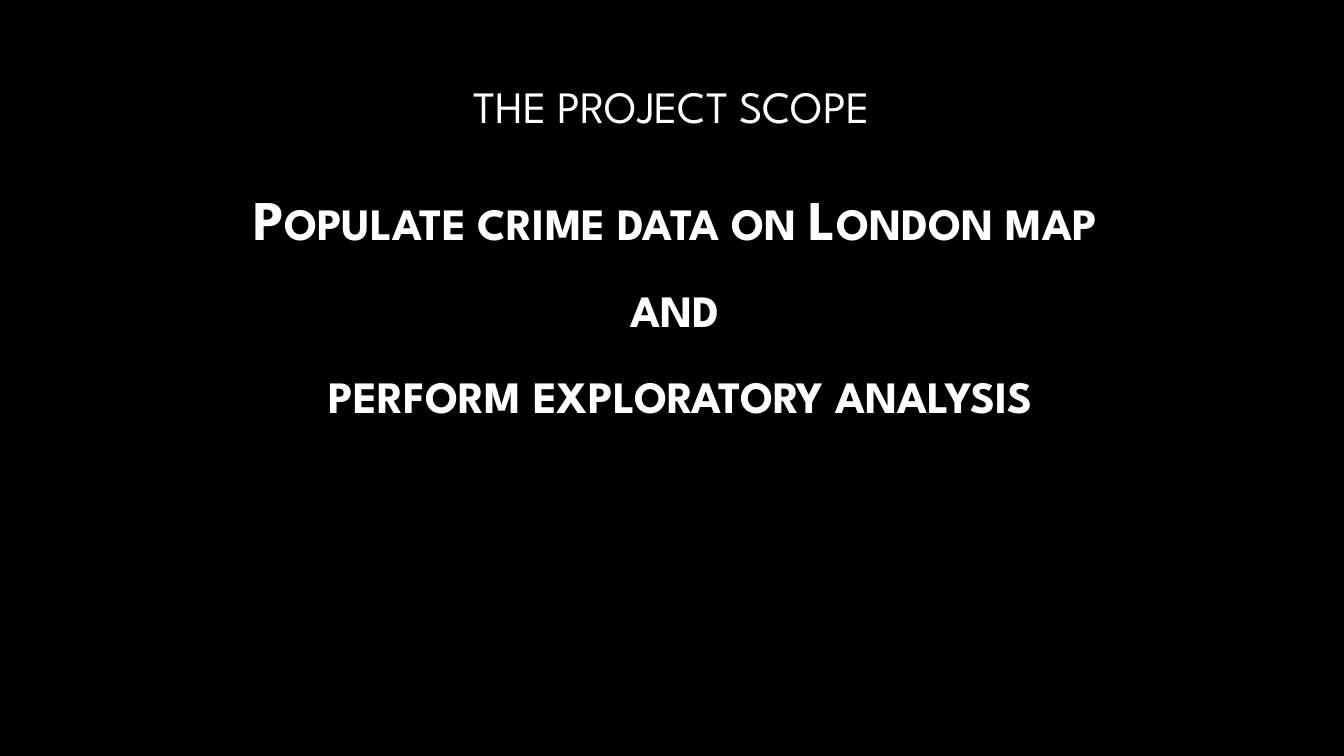
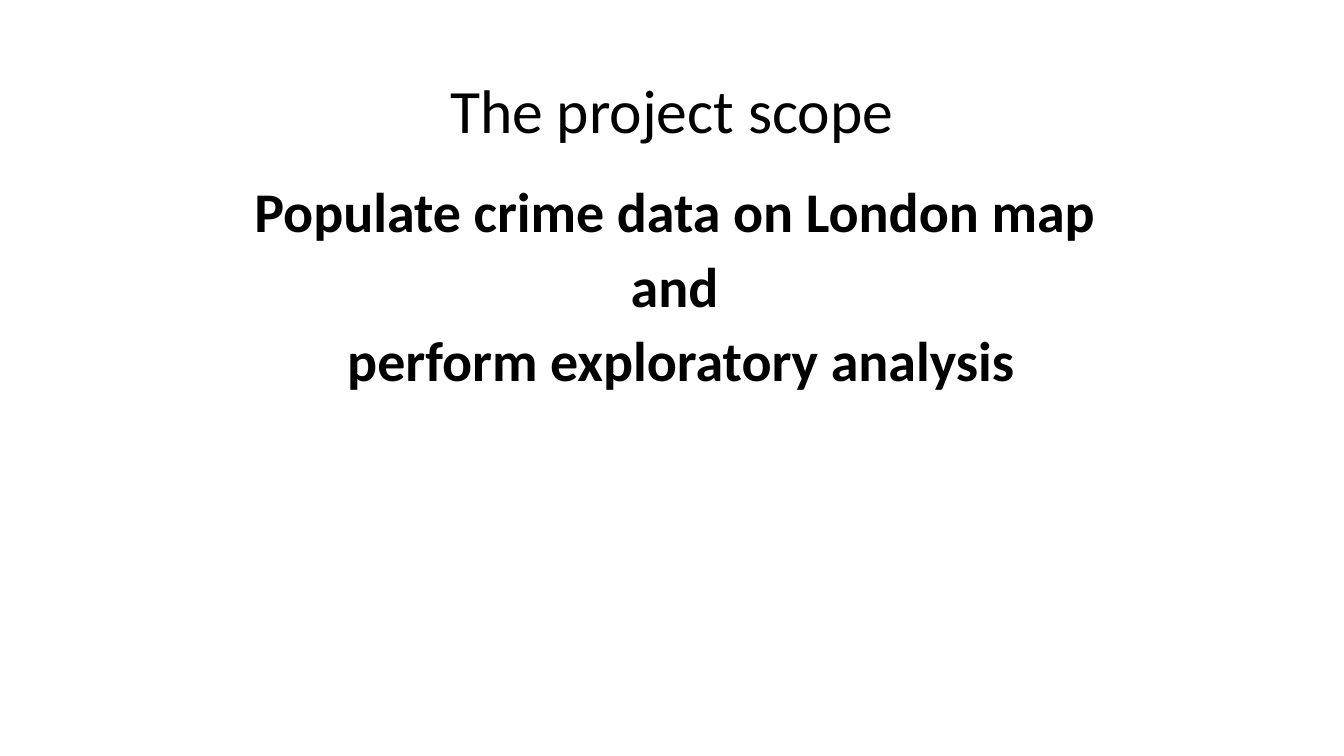
Before and after one commit to manullamas/CrimeDV, a slide deck: slide 4 of Presentation/Team5_Final.pptx. Drawn at 1344x756 pixels with LibreOffice and Linux fonts; fonts in the diff are those of the drawing; background and template pictures are left out. Boxes give left, top, right and bottom in pixels: in the first picture for what was removed or moved away, otherwise in the second. Text is boxed around its words. In the diff, an @@ line names an element or a change of style, - is before the commit and + after.

```diff
--- a/Presentation/Team5_Final.pptx
+++ b/Presentation/Team5_Final.pptx
@@ background picture (left out) to #FFFFFF @@
@@ title at [450, 90, 893, 144]: text changed; size 32 to 44 pt; font League Spartan to Calibri; text colour gradient #FFFFFF to #A6A6A6 to #000000 @@
-THE PROJECT SCOPE
+The project scope
@@ text "Populate crime data on London ..." at [254, 192, 1095, 390]: font League Spartan to Calibri, text colour gradient #FFFFFF to #BFBFBF to #000000, small capitals off; line spacing 1 to 0.9; less space between paragraphs @@
```
Also in this commit, not shown: 9 other slides changed, 1 other file.
